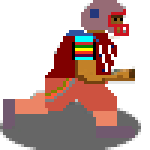
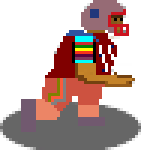
Layers edited between the first and the second 150 x 150 image:
painted on "Background" over [3,9,135,138]
